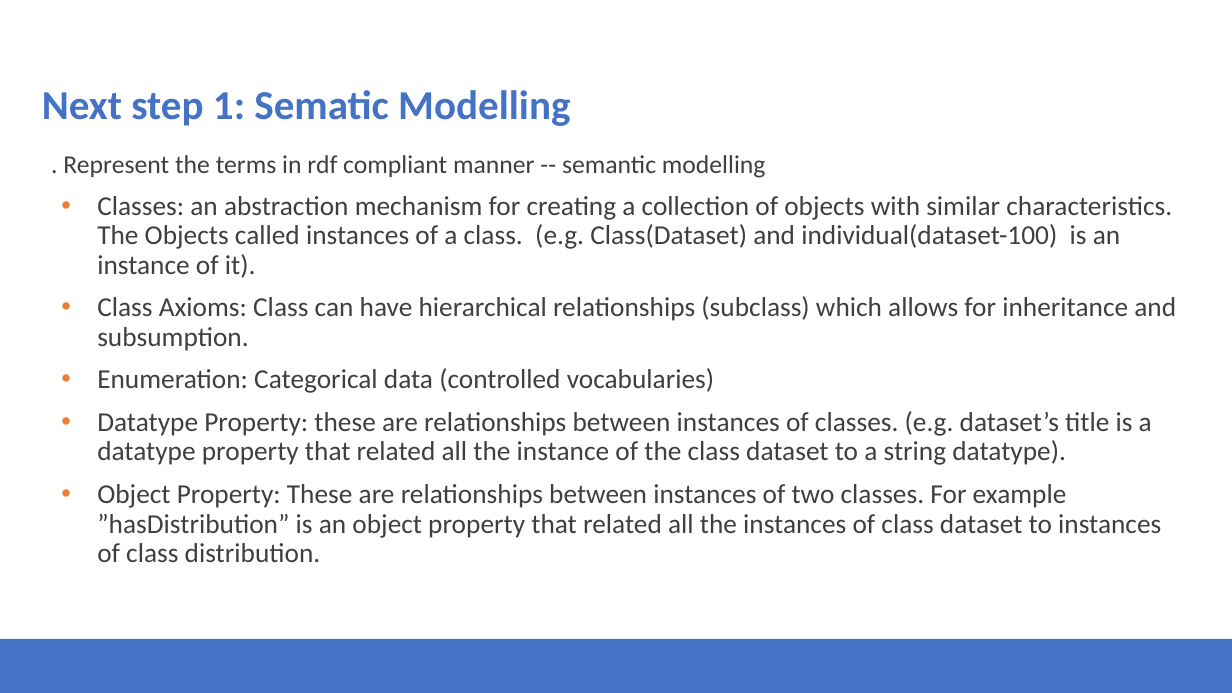
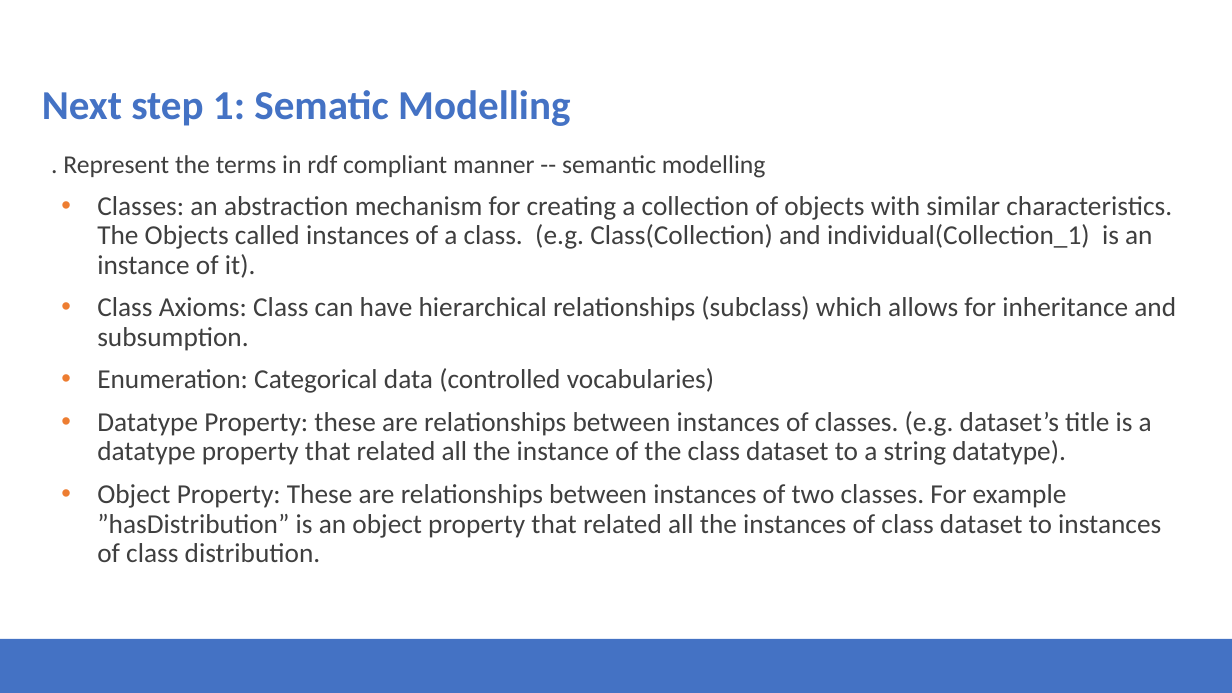
Before and after one commit to Health-RI/health-ri-metadata, a slide deck: slide 20 of Presentations/31082023HRI_Metadata_Schema_ImagingGroup_KickOff.pptx. Drawn at 1232x693 pixels with LibreOffice and Linux fonts; fonts in the diff are those of the drawing; background and template pictures are left out. Boxes give left, top, right and bottom in pixels: in the first picture for what was removed or moved away, otherwise in the second. Text is boxed around its words. In the diff, an @@ line names an element or a change of style, - is before the commit and + after.

```diff
--- a/Presentations/31082023HRI_Metadata_Schema_ImagingGroup_KickOff.pptx
+++ b/Presentations/31082023HRI_Metadata_Schema_ImagingGroup_KickOff.pptx
@@ text at [97,196,1172,278]: text changed @@
-• Classes: an abstraction mechanism for creating a collection of objects with similar characteristics. The Objects called instances of a class. (e.g. Class(Dataset) and individual(dataset-100) is an instance of it).
+• Classes: an abstraction mechanism for creating a collection of objects with similar characteristics. The Objects called instances of a class. (e.g. Class(Collection) and individual(Collection_1) is an instance of it).
```
Also in this commit, not shown: 4 other slides changed, 7 other files.
